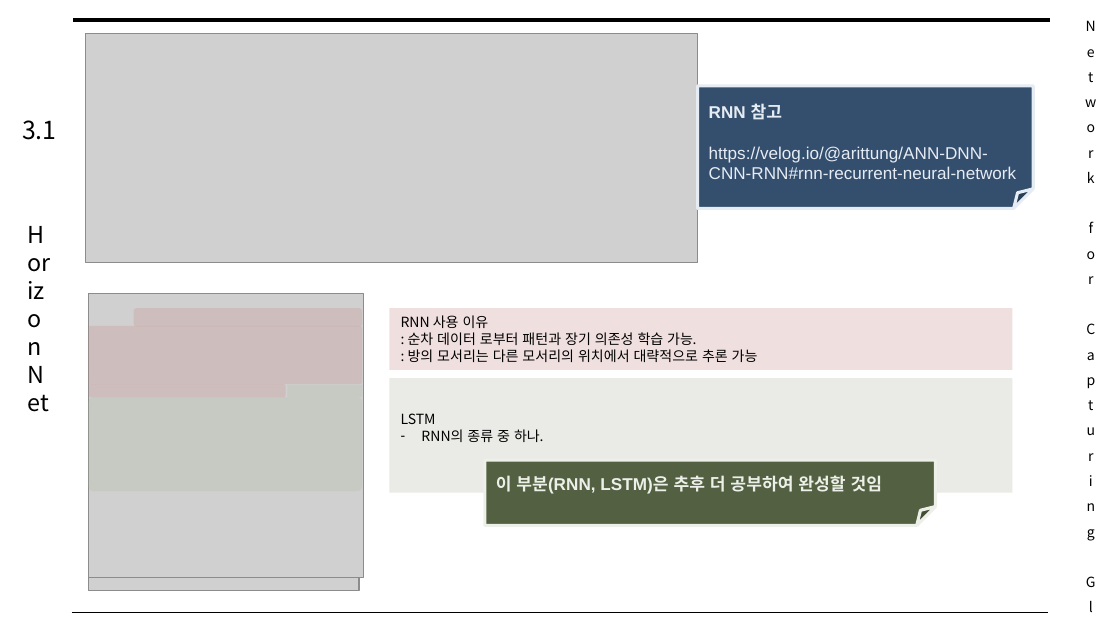
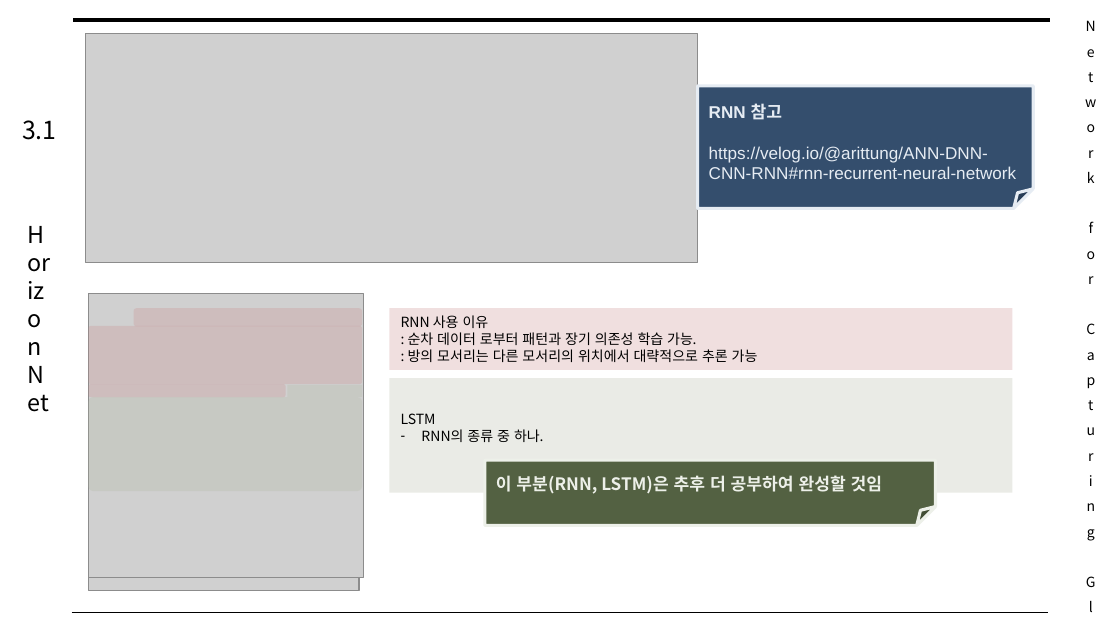
Before and after one commit to arittung/3D_Room_Layout_estimation, a slide deck: slide 6 of 관련 자료/HorizonNet 논문 해석.pptx. Drawn at 1120x630 pixels with LibreOffice and Linux fonts; fonts in the diff are those of the drawing; grey boxes stand for pictures. Boxes give left, top, right and bottom in pixels: in the first picture for what was removed or moved away, otherwise in the second. Text is boxed around its words. In the diff, an @@ line names an element or a change of style, - is before the commit and + after.

```diff
--- a/관련 자료/HorizonNet 논문 해석.pptx
+++ b/관련 자료/HorizonNet 논문 해석.pptx
@@ folded corner "이 부분(RNN, LSTM)은 추후 더 ..." at [485, 460, 935, 525]: font Arial to Noto Sans CJK KR @@
```
Also in this commit, not shown: 4 other slides changed, 3 other files.
